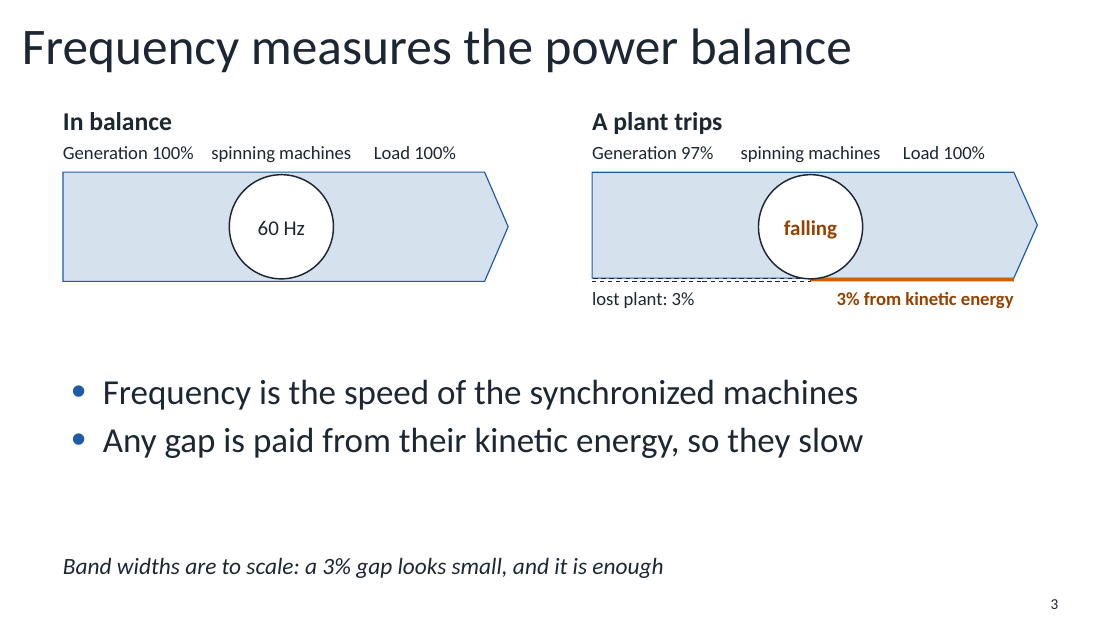
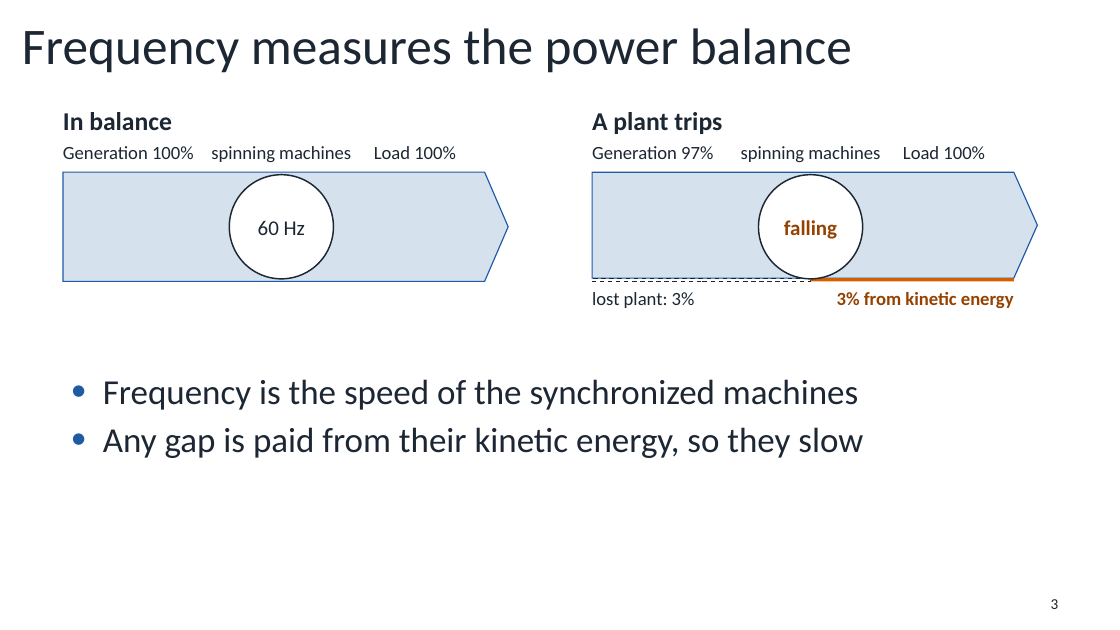
Before and after one commit to willowhughes/powerpoint, a slide deck: slide 3 of examples/grid_frequency.pptx. Drawn at 1120x630 pixels with LibreOffice and Linux fonts; fonts in the diff are those of the drawing. Boxes give left, top, right and bottom in pixels: in the first picture for what was removed or moved away, otherwise in the second. Text is boxed around its words. In the diff, an @@ line names an element or a change of style, - is before the commit and + after.

```diff
--- a/examples/grid_frequency.pptx
+++ b/examples/grid_frequency.pptx
@@ text removed at [63,557,663,578] @@
-Band widths are to scale: a 3% gap looks small, and it is enough
```
Also in this commit, not shown: 7 other slides changed, 3 other files.
